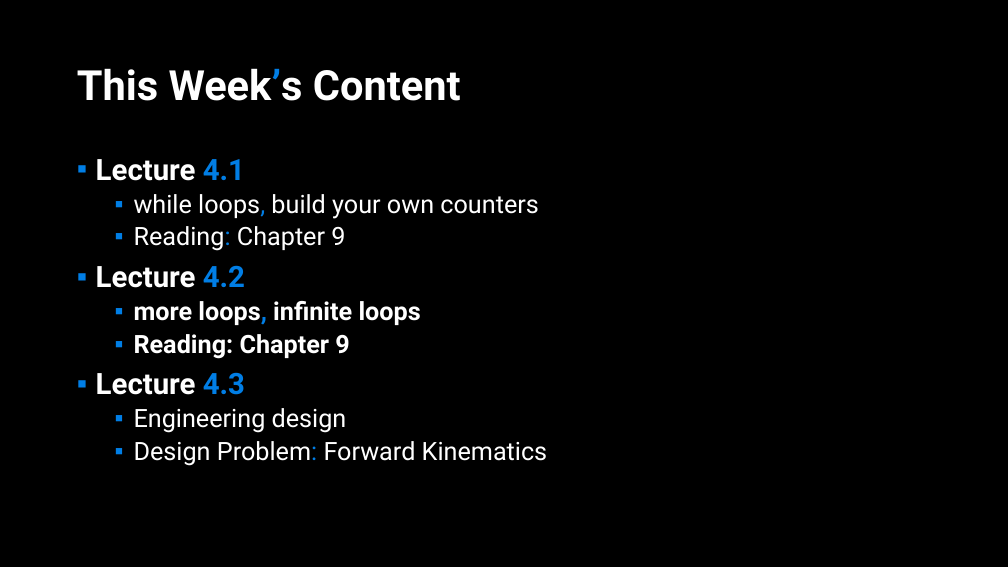
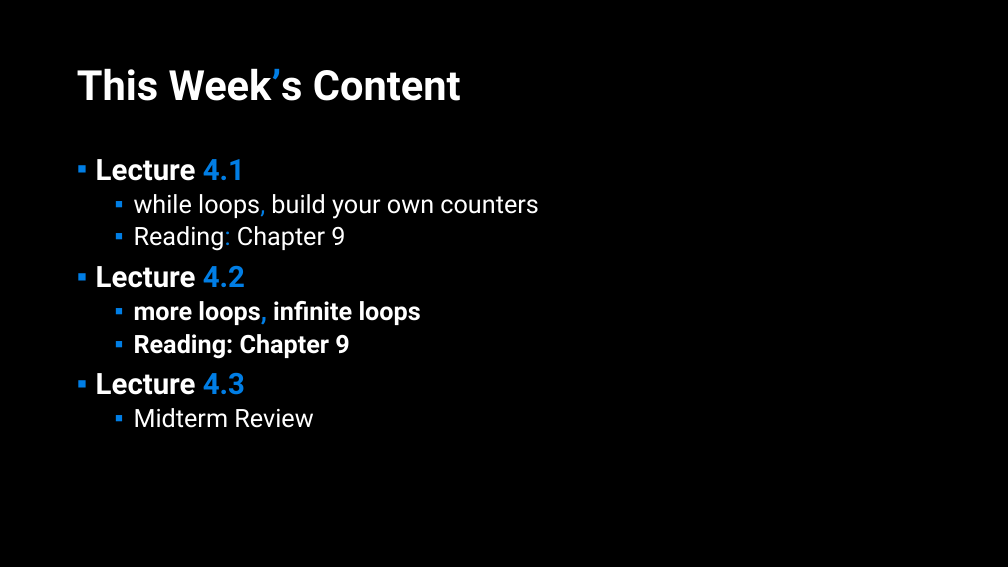
Before and after one commit to APS106/APS106-winter-2022-material, a slide deck: slide 2 of lectures/week4/lecture2/slides/week4_lecture2.pptx. Drawn at 1008x567 pixels with LibreOffice and Linux fonts; fonts in the diff are those of the drawing; background and template pictures are left out. Boxes give left, top, right and bottom in pixels: in the first picture for what was removed or moved away, otherwise in the second. Text is boxed around its words. In the diff, an @@ line names an element or a change of style, - is before the commit and + after.

Commit message:
- week 4

```diff
--- a/lectures/week4/lecture2/slides/week4_lecture2.pptx
+++ b/lectures/week4/lecture2/slides/week4_lecture2.pptx
@@ text at bbox=[134, 408, 313, 428]: text changed @@
-  ▪ Engineering design
-  ▪ Design Problem: Forward Kinematics
+  ▪ Midterm Review
```
Also in this commit, not shown: 1 slide added, 5 other files.
